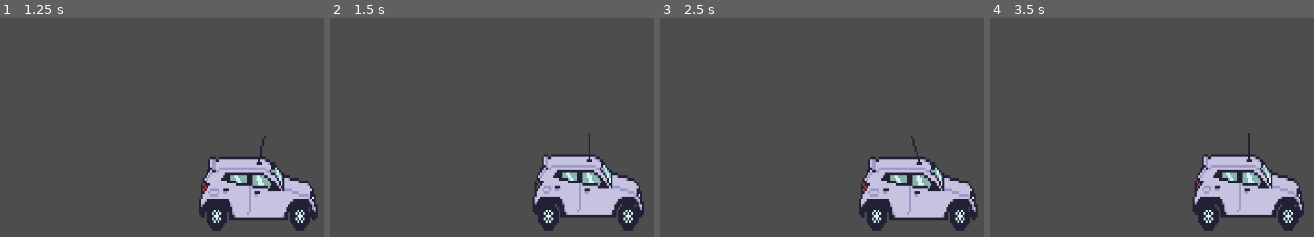
Above: before the commit, frames 1-4 (left to right).
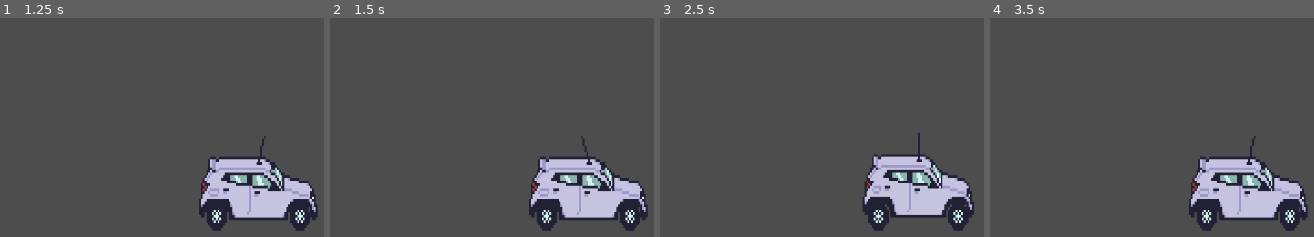
Above: after the commit, the same moments.

Repository: hhsoares/fofaoclicks
Game: Godot game, scene res://scenes/menu.tscn
The game is run twice, just before and just after one commit, with the same random seed, the same clock (stepped at 60 frames per second) and the same inputs. The engine's default icon, where the game draws it, is replaced by a stand-in: a white triangle on a blue panel in a dark square.
Inputs (mouse positions are in pixels of both pictures, inside the frame that each line leads up to):
- Up to frame 1 (1.25 s): click (210, 61) at 0.5 s
- Up to frame 2 (1.5 s): move the mouse to (outside the picture) at 1.27 s; click (outside the picture) at 1.42 s
- Up to frame 3 (2.5 s): move the mouse to (outside the picture) at 2.02 s; click (outside the picture) at 2.17 s
- Up to frame 4 (3.5 s): move the mouse to (outside the picture) at 2.77 s; click (outside the picture) at 2.92 s

Frame 1 is identical in both runs. In frame 2, 4.5% of the frame differs, in the area x 61-99%, y 52-98%; in frame 3, 4.5%; in frame 4, 4.5%.

Commit message:
added basic clicker mechanic

Diff:
--- a/project.godot
+++ b/project.godot
@@ -14,3 +14,7 @@
 run/main_scene="uid://qunj4fujjcuc"
 config/features=PackedStringArray("4.5", "Forward Plus")
 config/icon="res://icon.svg"
+
+[autoload]
+
+Global="*res://scripts/global.gd"
--- a/scenes/main.tscn
+++ b/scenes/main.tscn
@@ -47,6 +47,7 @@
 script = ExtResource("1_0wfyh")
 
 [node name="Truck" type="CharacterBody2D" parent="."]
+input_pickable = true
 script = ExtResource("2_sugp2")
 
 [node name="AnimatedSprite2D" type="AnimatedSprite2D" parent="Truck"]
@@ -54,7 +55,7 @@
 position = Vector2(372.5, 232.75)
 scale = Vector2(2.671875, 3.8076923)
 sprite_frames = SubResource("SpriteFrames_tefeu")
-frame_progress = 0.2021477
+frame_progress = 0.49598438
 
 [node name="CollisionShape2D" type="CollisionShape2D" parent="Truck"]
 position = Vector2(377, 252)
--- a/scripts/main.gd
+++ b/scripts/main.gd
@@ -1 +1,4 @@
 extends Node2D
+
+func _ready() -> void:
+	print(Global.points)
--- a/scripts/truck.gd
+++ b/scripts/truck.gd
@@ -4,3 +4,10 @@
 
 func _ready() -> void:
 	anim.play()
+
+func _input_event(_viewport, event, _shape_idx) -> void:
+	if event is InputEventMouseButton \
+	and event.button_index == MOUSE_BUTTON_LEFT \
+	and event.pressed:
+		Global.points += 1
+		print(Global.points)
